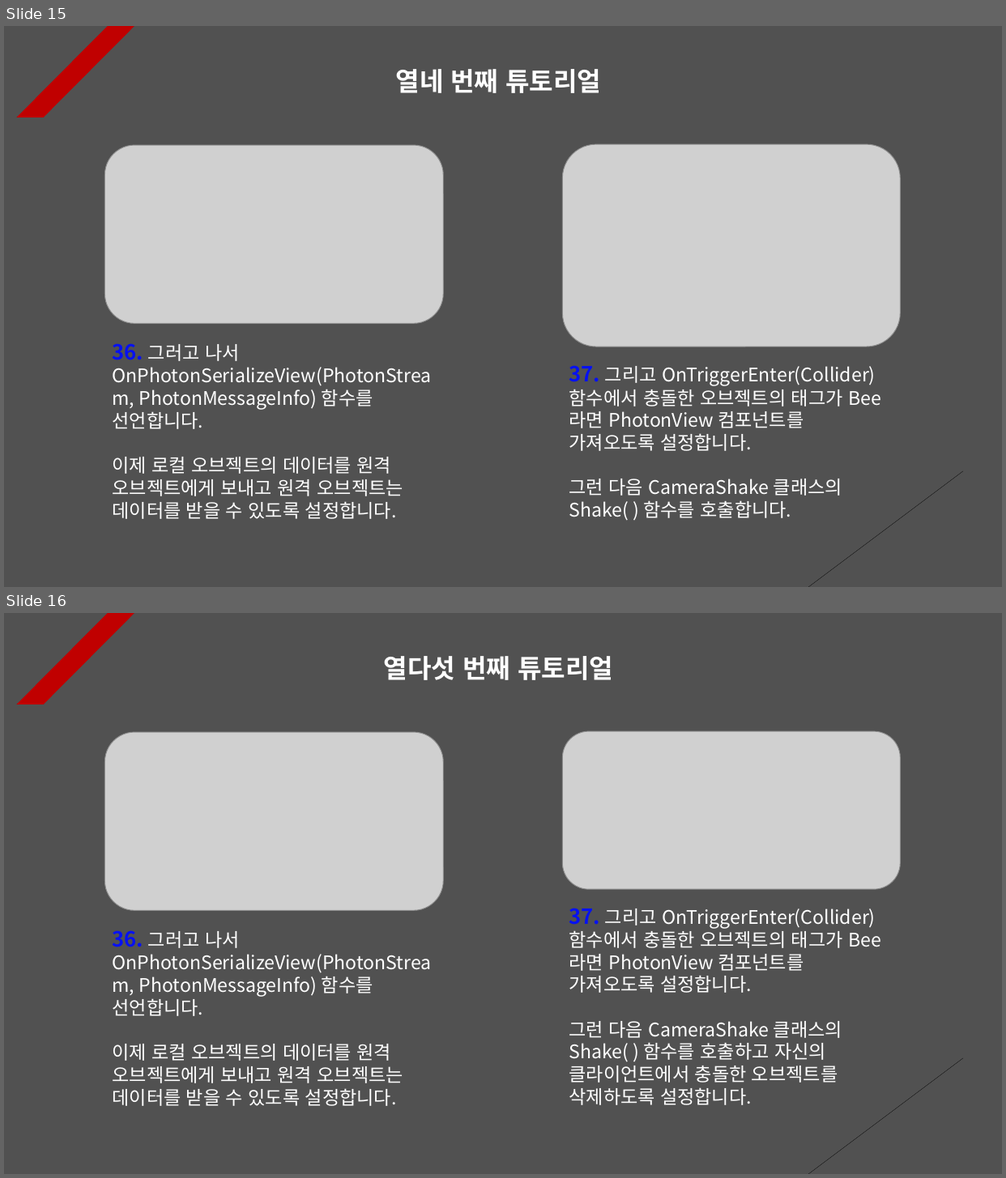
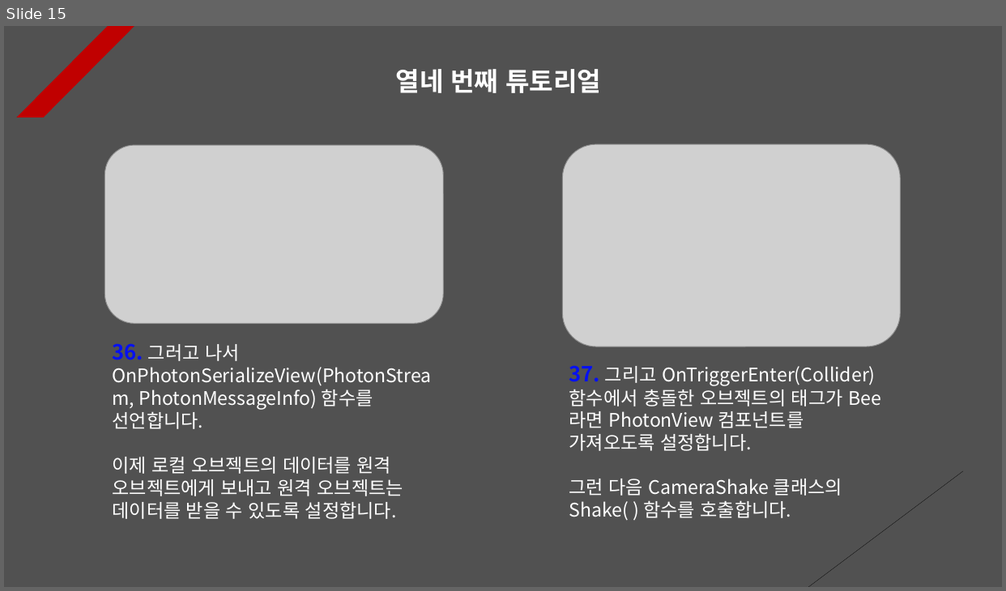
Before and after one commit to Unity2033/3D-UnityEngine, a slide deck: Assets/Class/Photon Server/PPT Data/Photon RPC.pptx. Shown one above the other, each under a label of ours: slides 15 and 16 before the commit, slide 15 after it. The pictures are 1006x1178 and 1006x591 pixels, drawn with LibreOffice and Linux fonts; fonts in the diff are those of the drawing; grey boxes stand for pictures. Boxes give left, top, right and bottom in pixels: in the first picture for what was removed or moved away, otherwise in the second. Text is boxed around its words. In the diff, an @@ line names an element or a change of style, - is before the commit and + after.

```diff
--- a/Assets/Class/Photon Server/PPT Data/Photon RPC.pptx
+++ b/Assets/Class/Photon Server/PPT Data/Photon RPC.pptx
@@ slide 16 removed at <box>4,613,1002,1174</box>, background #515151; not listed: 2 template elements that a slide beside it also shows @@
@@ text removed at <box>384,656,613,680</box> @@
-열다섯 번째 튜토리얼
@@ picture removed at <box>105,732,444,910</box> @@
@@ picture removed at <box>562,731,900,889</box> @@
@@ text removed at <box>569,908,881,1105</box> @@
-37. 그리고 OnTriggerEnter(Collider) 함수에서 충돌한 오브젝트의 태그가 Bee 라면 PhotonView 컴포넌트를 가져오도록 설정합니다.
-그런 다음 CameraShake 클래스의 Shake( ) 함수를 호출하고 자신의 클라이언트에서 충돌한 오브젝트를 삭제하도록 설정합니다.
@@ text removed at <box>113,931,432,1106</box> @@
-36. 그러고 나서 OnPhotonSerializeView(PhotonStream, PhotonMessageInfo) 함수를 선언합니다.
-이제 로컬 오브젝트의 데이터를 원격 오브젝트에게 보내고 원격 오브젝트는 데이터를 받을 수 있도록 설정합니다.
```
Also in this commit, not shown: 2 slides changed, 25 other files.
